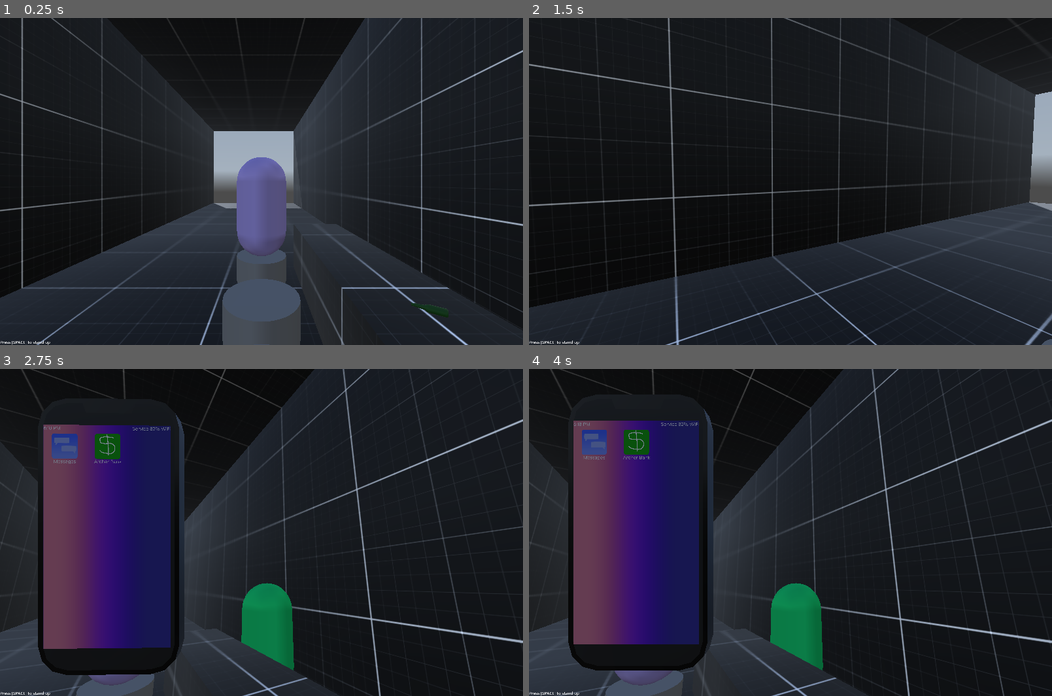
Above: before the commit, frames 1-4 (two rows, left to right).
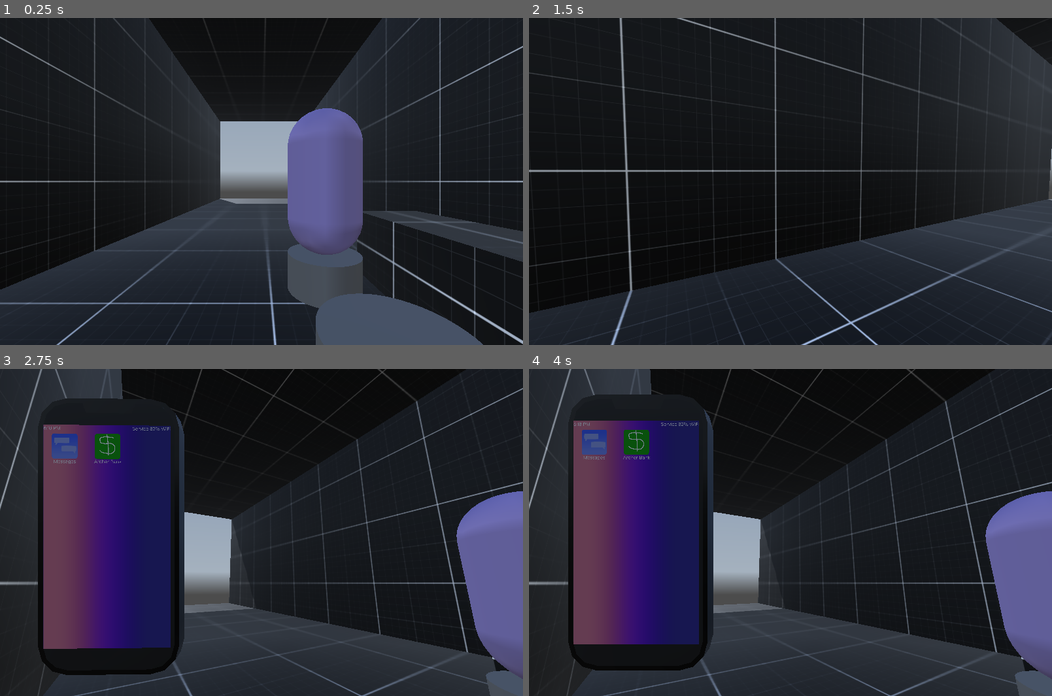
Above: after the commit, the same moments.

Repository: LucasMc17/One-Man-s-Trash
Game: Godot game, scene res://levels/level_01/root.tscn
Two runs of this game, one before a commit and one after it. Both use one fixed random seed, a clock stepped at 60 frames per second and the inputs below. A sky picture missing from this copy of the repository is replaced by a grey-blue gradient.
Inputs (mouse positions are in pixels of both pictures, inside the frame that each line leads up to):
- Up to frame 1 (0.25 s): no input
- Up to frame 2 (1.5 s): tap Space (space) at 0.5, 1.25 s; move the mouse to (816, 181) at 0.52 s; hold W (move_forward) from 0.53 s (still down); tap Enter (enter) at 0.6, 1.35 s; click (816, 181) at 0.67 s; move the mouse to (764, 181) at 1.27 s
- Up to frame 3 (2.75 s): keep holding W (move_forward); tap Space (space) at 2 s; move the mouse to (271, 525) at 2.02 s; hold Tab (phone) from 2.03 s (still down); tap Enter (enter) at 2.3 s
- Up to frame 4 (4 s): release W (move_forward) at 2.75 s; release Tab (phone) at 2.75 s; tap Space (space) at 2.75, 3.5 s; drag from (764, 597) to (633, 483) at 2.77 s; move the mouse to (947, 581) at 3.52 s; hold A (move_left) from 3.53 s (still down); tap Z at 3.6 s; tap Enter (enter) at 3.8 s

The runs differ from the first frame. In frame 1, 27% of the frame differs, in the area x 0-100%, y 0-100%; in frame 2, 9.6%; in frame 3, 29%; in frame 4, 29%.

Commit message:
dialog behavior flag for changing npc talk tree resource

Diff:
--- a/levels/level_01/root.gd
+++ b/levels/level_01/root.gd
@@ -20,7 +20,9 @@
 	mike.global_position = mike_chair.SIT_MARKER.global_position
 	mike.current_movement.transition('Sit', { "seat": mike_chair })
 
-func _on_dialog_chosen(_npc : NPC, behavior_flags : Dictionary):
+func _on_dialog_chosen(npc : NPC, behavior_flags : Dictionary):
+	if behavior_flags.has("CHANGE_TREE_BY_PATH"):
+		npc.TALK_TREE = behavior_flags.CHANGE_TREE_BY_PATH
 	if behavior_flags.has("ADD_TO_TAB"):
 		TAB += behavior_flags.ADD_TO_TAB
 
--- a/levels/level_01/root.tscn
+++ b/levels/level_01/root.tscn
@@ -136,7 +136,7 @@
 [node name="StateMachine" type="Node" parent="." node_paths=PackedStringArray("CURRENT_STATE")]
 unique_name_in_owner = true
 script = ExtResource("7_e1ace")
-CURRENT_STATE = NodePath("BartChat")
+CURRENT_STATE = NodePath("DebugState")
 metadata/_custom_type_script = "uid://cau1wg8ulku16"
 
 [node name="DebugState" type="Node" parent="StateMachine"]
--- a/scenes/characters/npcs/bar_npcs/mike/dialog/stranger_chat/index.tres
+++ b/scenes/characters/npcs/bar_npcs/mike/dialog/stranger_chat/index.tres
@@ -1,6 +1,7 @@
-[gd_resource type="Resource" script_class="TalkTree" load_steps=5 format=3 uid="uid://d3rlr2lnahcrt"]
+[gd_resource type="Resource" script_class="TalkTree" load_steps=6 format=3 uid="uid://d3rlr2lnahcrt"]
 
 [ext_resource type="Script" uid="uid://bymb602613n3g" path="res://assets/resources/talk_trees/talk_tree.gd" id="1_k220e"]
+[ext_resource type="Resource" uid="uid://bmwuuen0as0n7" path="res://scenes/characters/npcs/bar_npcs/mike/dialog/stranger_chat/urge.tres" id="1_y0je0"]
 
 [sub_resource type="Resource" id="Resource_k220e"]
 script = ExtResource("1_k220e")
@@ -9,7 +10,7 @@
 PLAYER_OPTIONS = Array[ExtResource("1_k220e")]([])
 EXIT_OPTION = "Oh yeah, no problem. Don't let me keep you."
 CAMERA_ID = &""
-BEHAVIOR_FLAG = ""
+BEHAVIOR_FLAGS = Dictionary[String, Variant]({})
 metadata/_custom_type_script = "uid://bymb602613n3g"
 
 [sub_resource type="Resource" id="Resource_y0je0"]
@@ -19,7 +20,7 @@
 PLAYER_OPTIONS = Array[ExtResource("1_k220e")]([])
 EXIT_OPTION = "Oh yeah, no problem. Don't let me keep you."
 CAMERA_ID = &""
-BEHAVIOR_FLAG = ""
+BEHAVIOR_FLAGS = Dictionary[String, Variant]({})
 metadata/_custom_type_script = "uid://bymb602613n3g"
 
 [sub_resource type="Resource" id="Resource_52co2"]
@@ -29,7 +30,7 @@
 PLAYER_OPTIONS = Array[ExtResource("1_k220e")]([SubResource("Resource_k220e"), SubResource("Resource_y0je0")])
 EXIT_OPTION = ""
 CAMERA_ID = &""
-BEHAVIOR_FLAG = ""
+BEHAVIOR_FLAGS = Dictionary[String, Variant]({})
 metadata/_custom_type_script = "uid://bymb602613n3g"
 
 [resource]
@@ -39,5 +40,7 @@
 PLAYER_OPTIONS = Array[ExtResource("1_k220e")]([SubResource("Resource_52co2")])
 EXIT_OPTION = ""
 CAMERA_ID = &""
-BEHAVIOR_FLAG = "CHANGE_TALK_TREE"
+BEHAVIOR_FLAGS = Dictionary[String, Variant]({
+"CHANGE_TREE_BY_PATH": ExtResource("1_y0je0")
+})
 metadata/_custom_type_script = "uid://bymb602613n3g"
--- a/scenes/characters/player/states/attention_states/player_talk_state.gd
+++ b/scenes/characters/player/states/attention_states/player_talk_state.gd
@@ -18,6 +18,7 @@
 		ACTOR.DIALOGUE_LAYER.TALK_TREE = ext.TALK_TREE
 	if ext.has('TALKING_TO'):
 		ACTOR.talking_to = ext.TALKING_TO
+	Events.dialog_chosen.emit(ext.TALKING_TO, ext.TALK_TREE.BEHAVIOR_FLAGS)
 	ACTOR.DIALOGUE_LAYER.visible = true
 
 func exit():
